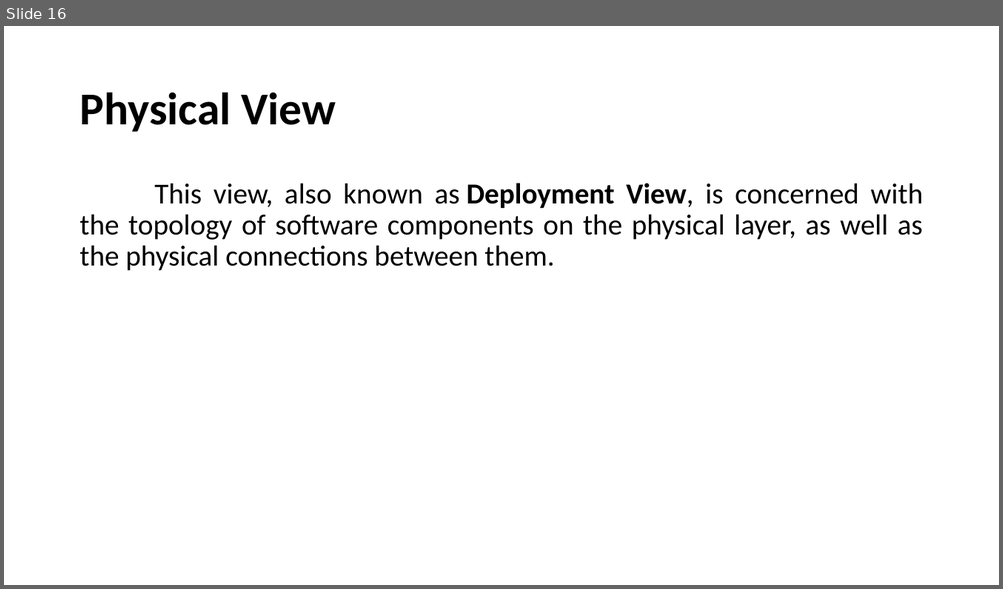
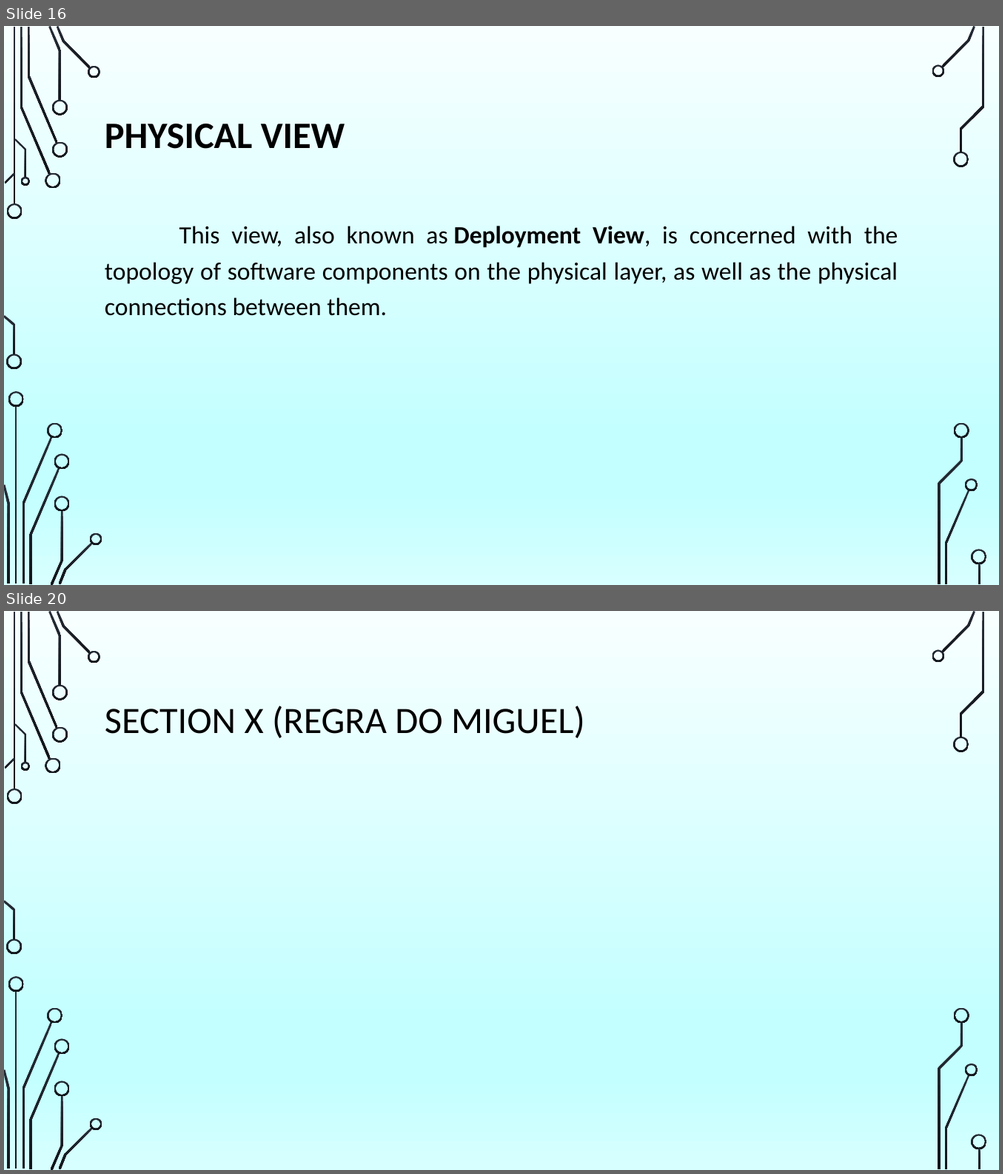
Before and after one commit to dianamoreira/thefuck, a slide deck: ArchSW-docs/The Fuck.pptx. Shown one above the other, each under a label of ours: slide 16 before the commit, slides 16 and 20 after it; the slides between them are not shown. The pictures are 1003x589 and 1003x1174 pixels, drawn with LibreOffice and Linux fonts; fonts in the diff are those of the drawing; background and template pictures are left out. Boxes give left, top, right and bottom in pixels: in the first picture for what was removed or moved away, otherwise in the second. Text is boxed around its words. In the diff, an @@ line names an element or a change of style, - is before the commit and + after.

```diff
--- a/ArchSW-docs/The Fuck.pptx
+++ b/ArchSW-docs/The Fuck.pptx
@@ slide 20 added at [4,611,999,1170], background picture (left out); not listed: 36 template elements that a slide beside it also shows @@
@@ title added at [105,706,585,738], 36 pt, text #000000 @@
+SECTION X (REGRA DO MIGUEL)
@@ slide 16 changed as well @@
@@ background #FFFFFF to picture (left out) @@
@@ title at [105,124,344,149]: text changed; size 44 to 36 pt @@
-Physical View
+PHYSICAL VIEW
@@ text "This view, also known as ...": place and size @@
-text "This view, also known as ..." at [79,183,923,271]
+text "This view, also known as ..." at [105,226,898,316]
@@ text "This view, also known as ..." at [105,226,898,316]: size 28 to 24 pt; line spacing 0.9 to 1.2 @@
@@ group added at [4,26,987,585]: 33 freeform shapes, 3 rectangles @@
```
Also in this commit, not shown: 10 other slides changed, 9 other slides added, 6 slides removed, 1 other file.
